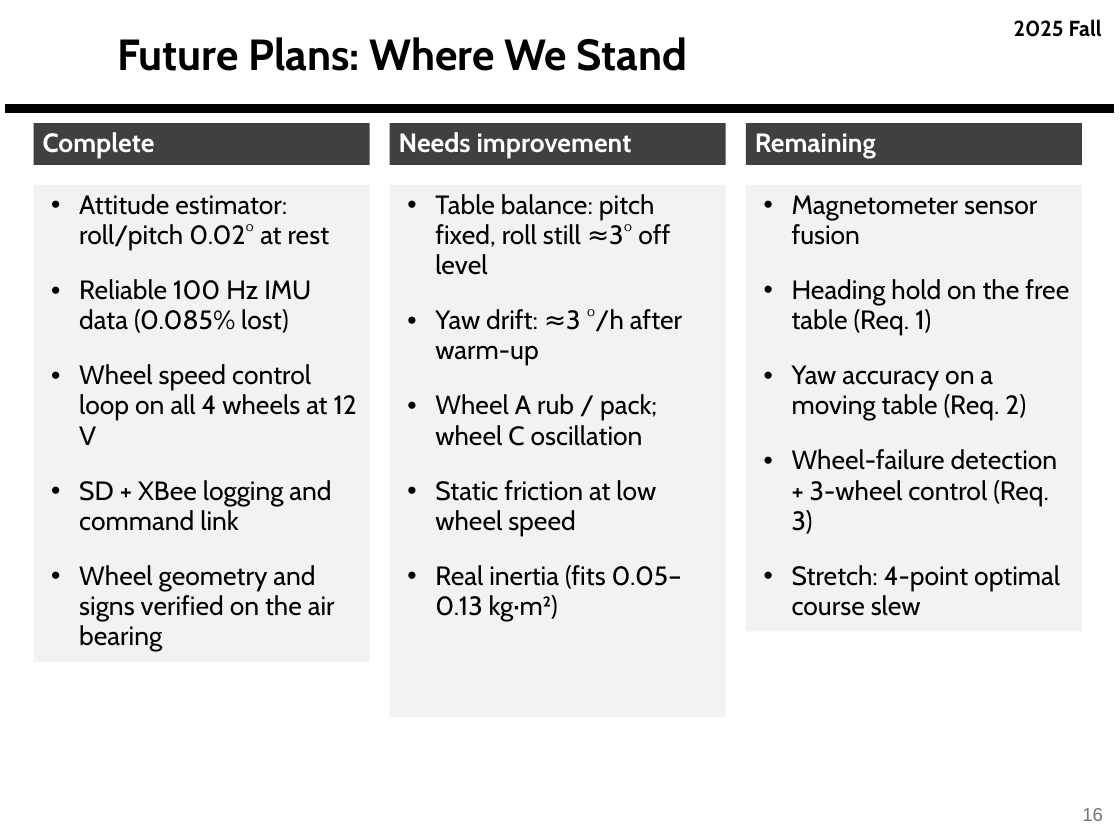
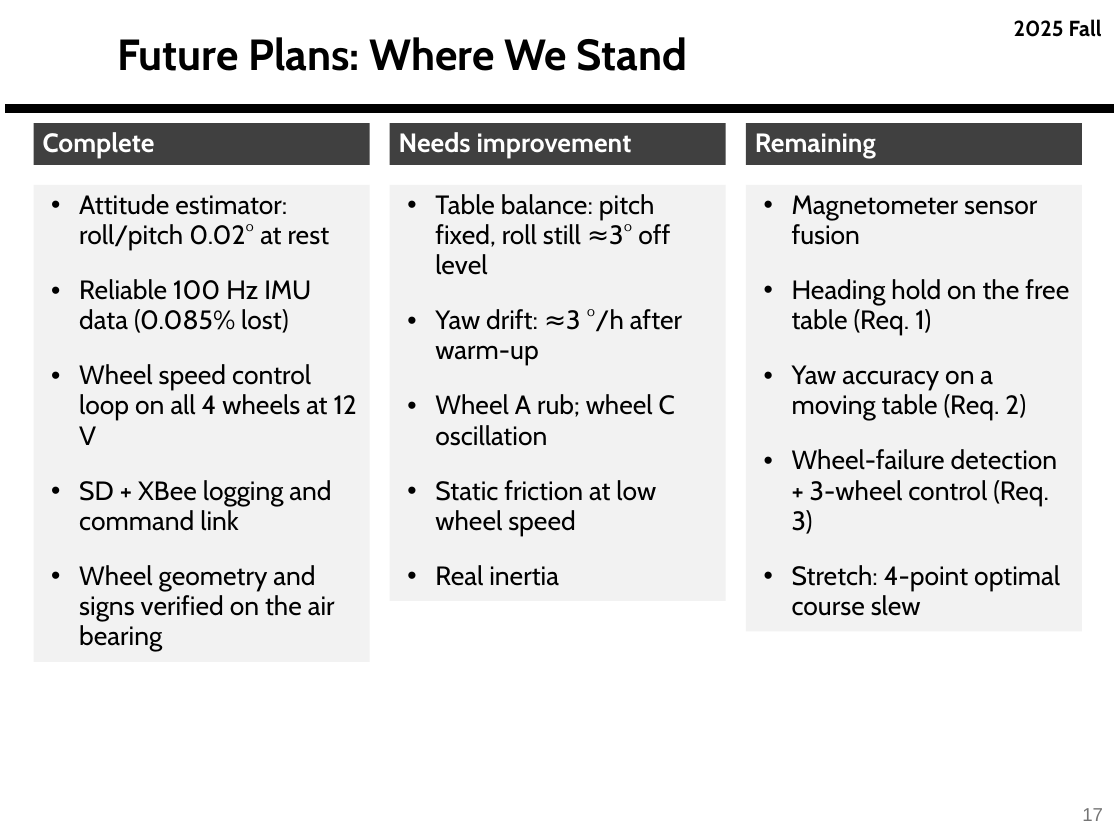
Before and after one commit to derek-weissinger-usafa/Astro-331-Lab-8, a slide deck: slide 17 of Reports/Astro 331 Lab 8_2_3 Body Problem_Prelim_Pres_FILLED.pptx (slide 16 before the commit). Drawn at 1120x840 pixels with LibreOffice and Linux fonts; fonts in the diff are those of the drawing; background and template pictures are left out. Boxes give left, top, right and bottom in pixels: in the first picture for what was removed or moved away, otherwise in the second. Text is boxed around its words. In the diff, an @@ line names an element or a change of style, - is before the commit and + after.

```diff
--- a/Reports/Astro 331 Lab 8_2_3 Body Problem_Prelim_Pres_FILLED.pptx
+++ b/Reports/Astro 331 Lab 8_2_3 Body Problem_Prelim_Pres_FILLED.pptx
@@ rectangle "Table balance: pitch fixed, roll ...": place and size @@
-rectangle "Table balance: pitch fixed, roll ..." at [390, 185, 726, 717]
+rectangle "Table balance: pitch fixed, roll ..." at [390, 185, 726, 601]
@@ text in rectangle at [435, 394, 675, 446]: text changed @@
-• Wheel A rub / pack; wheel C oscillation
+• Wheel A rub; wheel C oscillation
@@ text in rectangle at [435, 565, 559, 586]: text changed @@
-• Real inertia (fits 0.05–0.13 kg·m²)
+• Real inertia
@@ page number at [1082, 808, 1103, 821]: text changed @@
-16
+17
```
Also in this commit, not shown: 4 other slides changed, 1 slide added.
